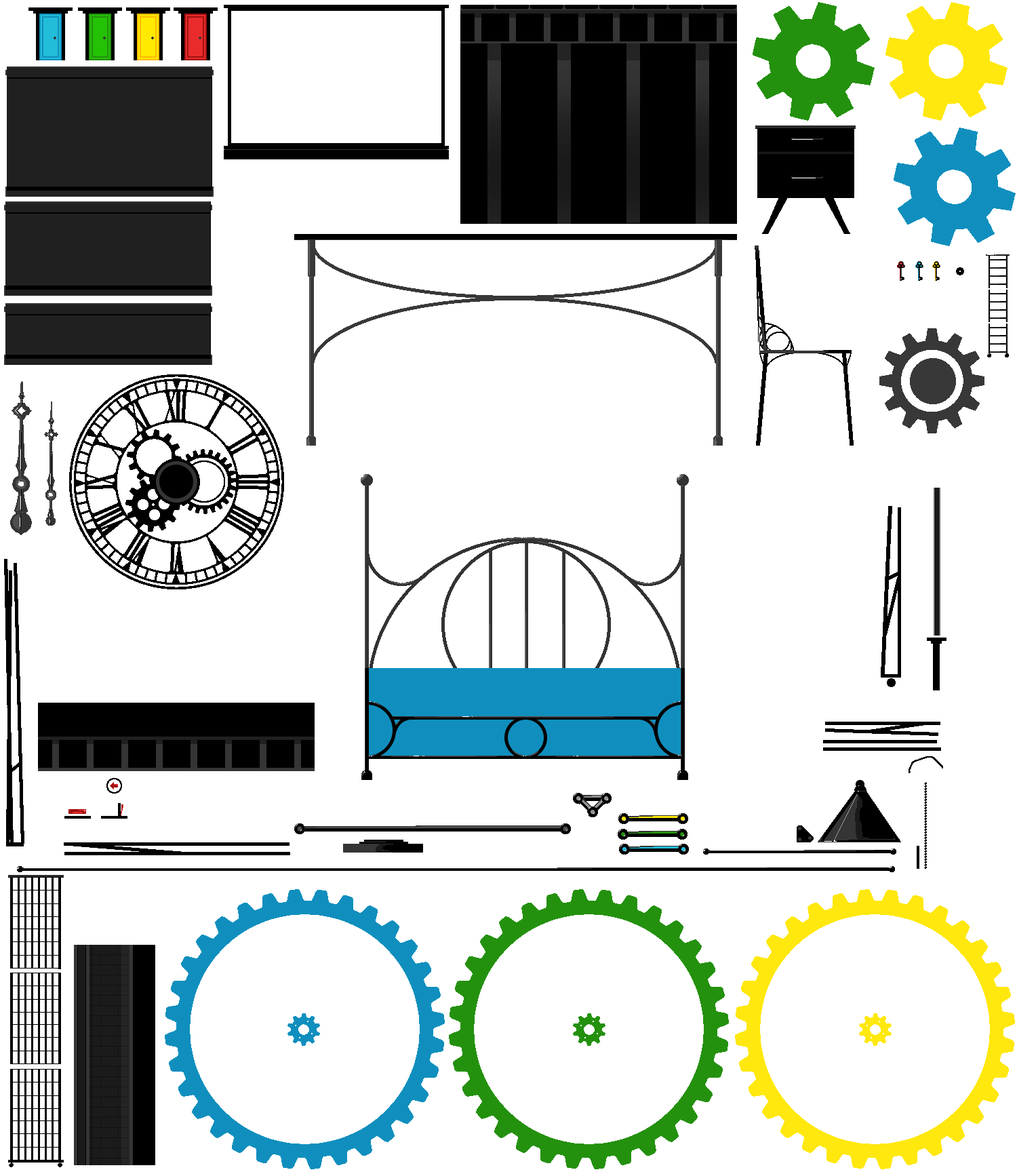
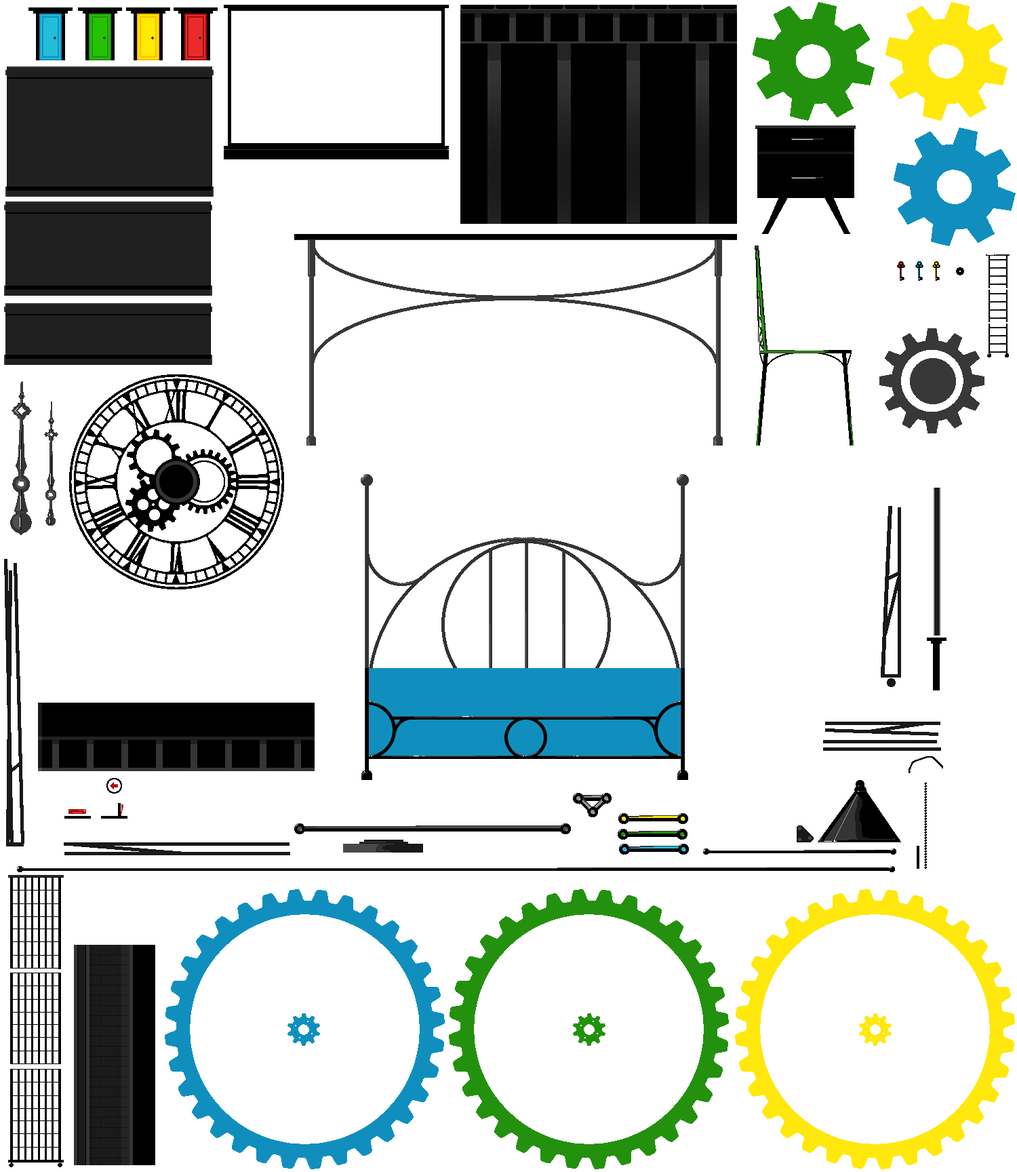
Before/after of a 1017 × 1172 layered artwork. What changed in the layer stack:
painted on "Rood" over [4, 250, 942, 855]
